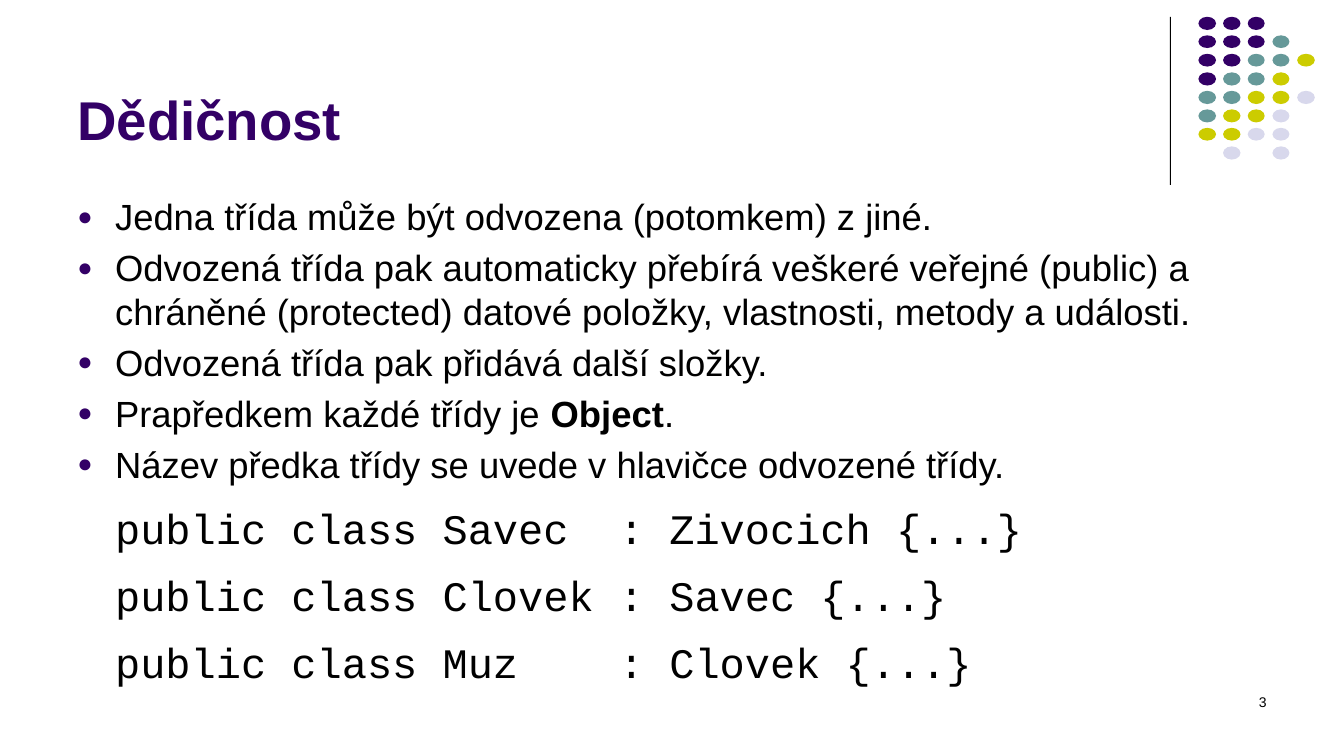
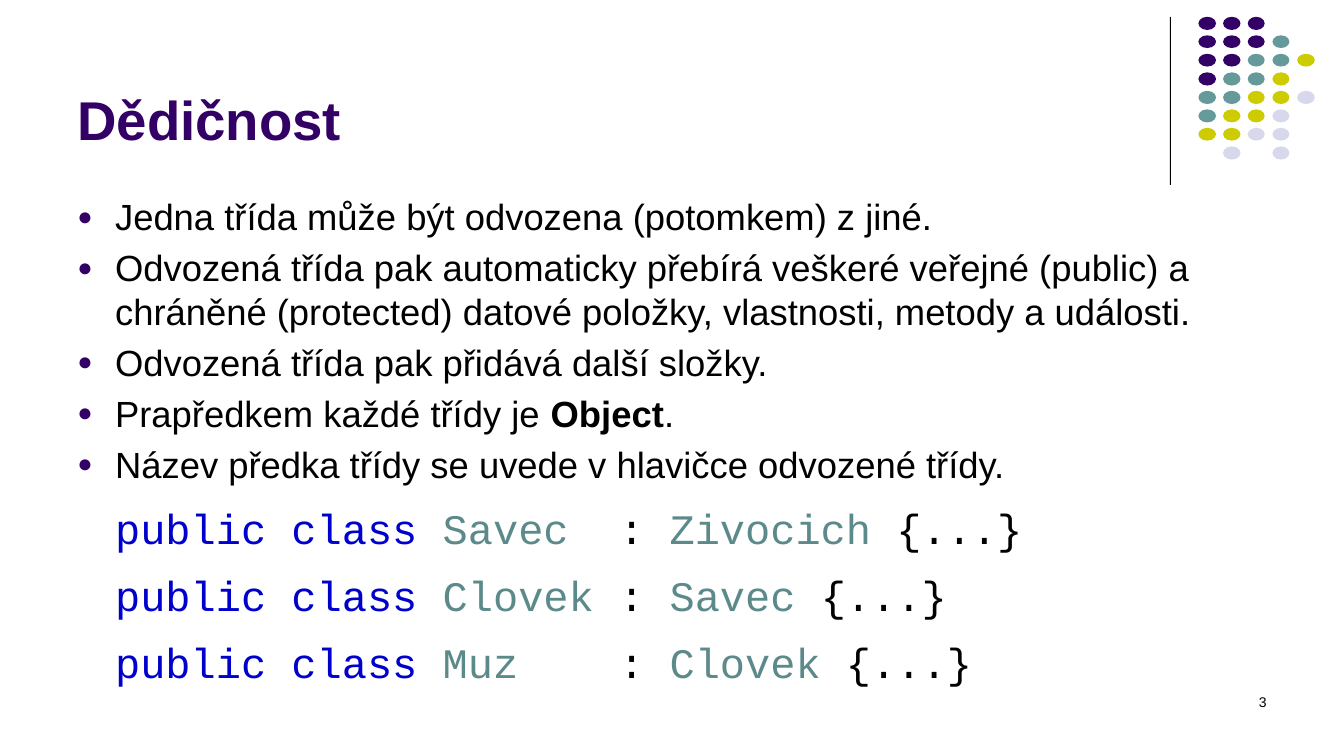
Before and after one commit to PetrVobornik/prednasky, a slide deck: slide 3 of Xamarin.Forms/01-OOP-a-NET/OOP-2-dedicnost.ppsx. Drawn at 1344x756 pixels with LibreOffice and Linux fonts; fonts in the diff are those of the drawing. Boxes give left, top, right and bottom in pixels: in the first picture for what was removed or moved away, otherwise in the second. Text is boxed around its words. In the diff, an @@ line names an element or a change of style, - is before the commit and + after.

```diff
--- a/Xamarin.Forms/01-OOP-a-NET/OOP-2-dedicnost.ppsx
+++ b/Xamarin.Forms/01-OOP-a-NET/OOP-2-dedicnost.ppsx
@@ text at (115, 513, 872, 687): text colour #000000 to #0000CC in "public class", "public class", "public class"; text colour #000000 to #5C8A8A in "Savec Zivocich", "Clovek Savec", "Muz Clovek" @@
```
Also in this commit, not shown: 10 other slides changed.
